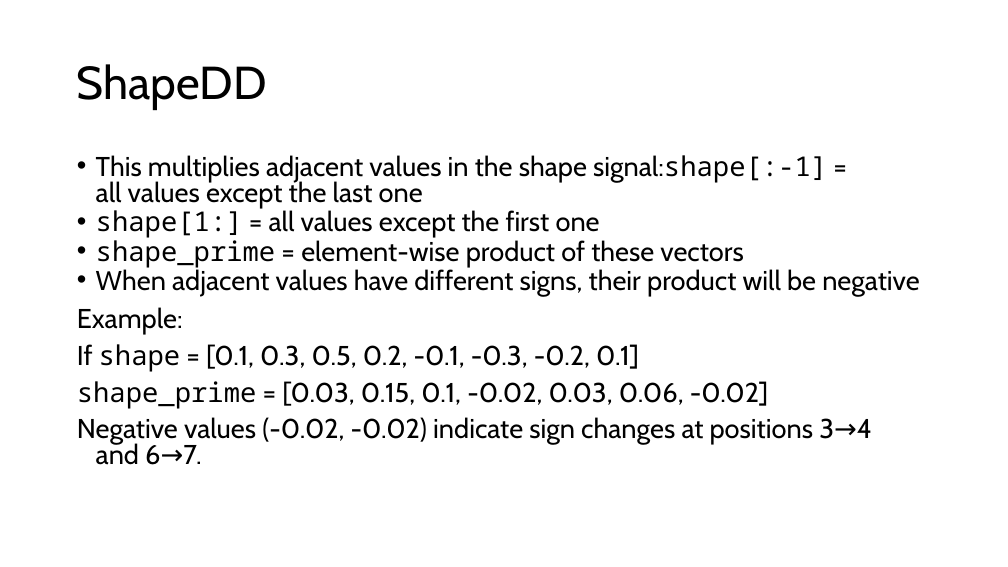
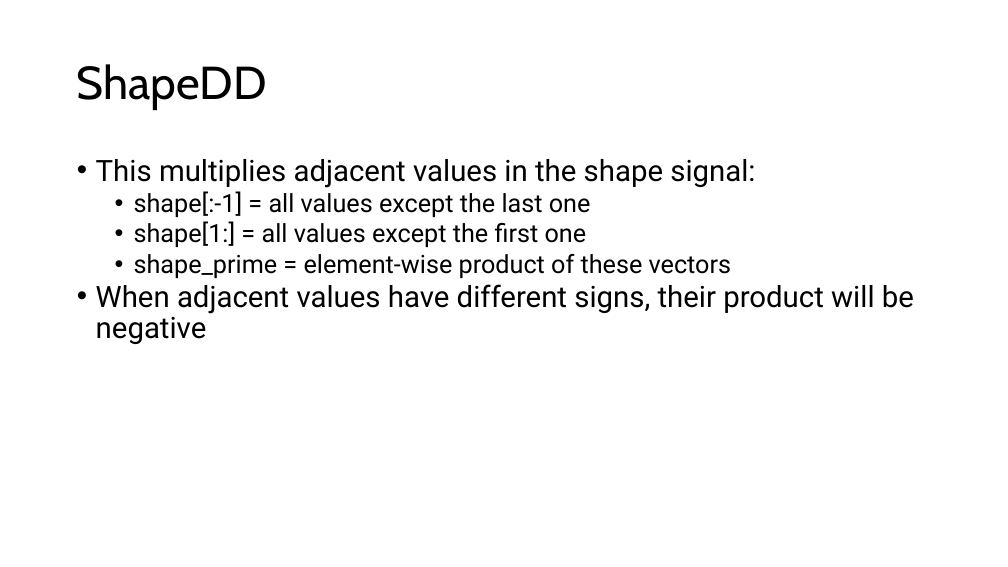
Before and after one commit to neoslusion/One-or-Two-Things-We-Know-about-Concept-Drift, a slide deck: slide 19 of report/Algorithm.pptx (slide 17 before the commit). Drawn at 1008x567 pixels with LibreOffice and Linux fonts; fonts in the diff are those of the drawing. Boxes give left, top, right and bottom in pixels: in the first picture for what was removed or moved away, otherwise in the second. Text is boxed around its words. In the diff, an @@ line names an element or a change of style, - is before the commit and + after.

```diff
--- a/report/Algorithm.pptx
+++ b/report/Algorithm.pptx
@@ text at (96, 159, 755, 217): text changed; size 25.9 to 28 pt; font Cabin to Roboto @@
-• This multiplies adjacent values in the shape signal:shape[:-1] = all values except the last one
+• This multiplies adjacent values in the shape signal:
+  • shape[:-1] = all values except the last one
@@ text at (96, 221, 914, 344): size 25.9 to 24 pt in "shape[1:] = all values except the first ...", "shape_prime = element-wise product of these vectors"; font Noto Sans Mono to Roboto in "shape[1:]", "shape_prime"; font Cabin to Roboto in "= all values except the first one", "= element-wise product of these vectors", "When adjacent values have different signs, their ..."; size 25.9 to 28 pt in "When adjacent values have different signs, their ..."; list level 1 to 2 in "shape[1:] = all values except ..."; line spacing 0.8 to 0.9; list level 1 to 2 in "shape_prime = element-wise product of ..." @@
@@ text at (77, 307, 872, 465): paragraphs removed @@
-Example:
-If shape = [0.1, 0.3, 0.5, 0.2, -0.1, -0.3, -0.2, 0.1]
-shape_prime = [0.03, 0.15, 0.1, -0.02, 0.03, 0.06, -0.02]
-Negative values (-0.02, -0.02) indicate sign changes at positions 3→4 and 6→7.
```
Also in this commit, not shown: 6 other slides changed, 2 slides added, 1 other file.
